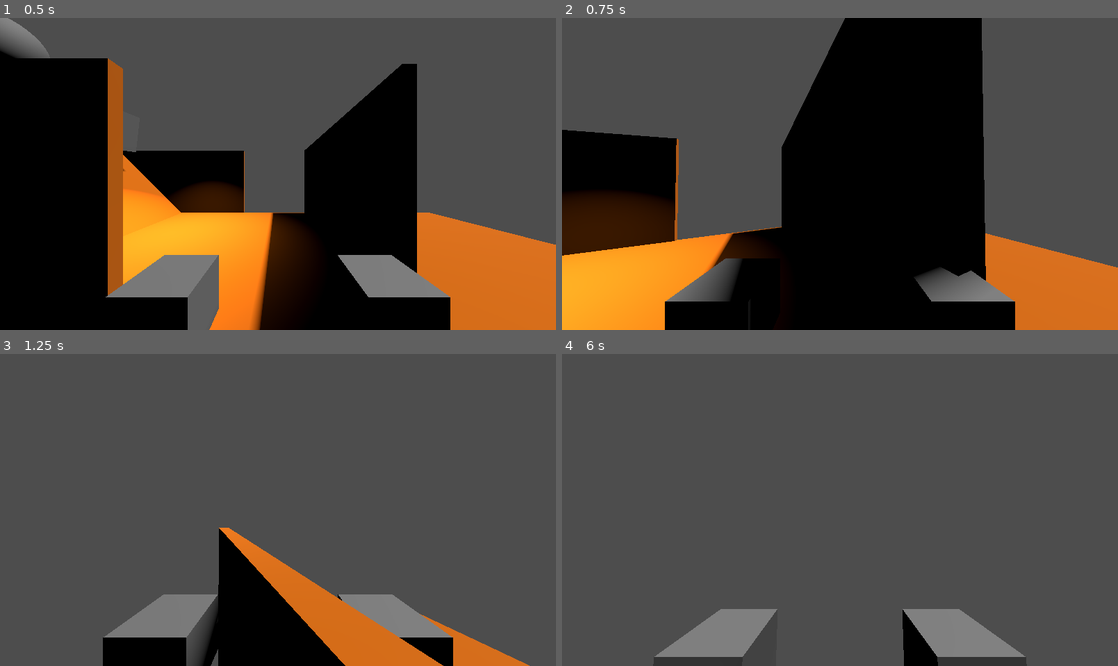
Above: before the commit, frames 1-4 (two rows, left to right).
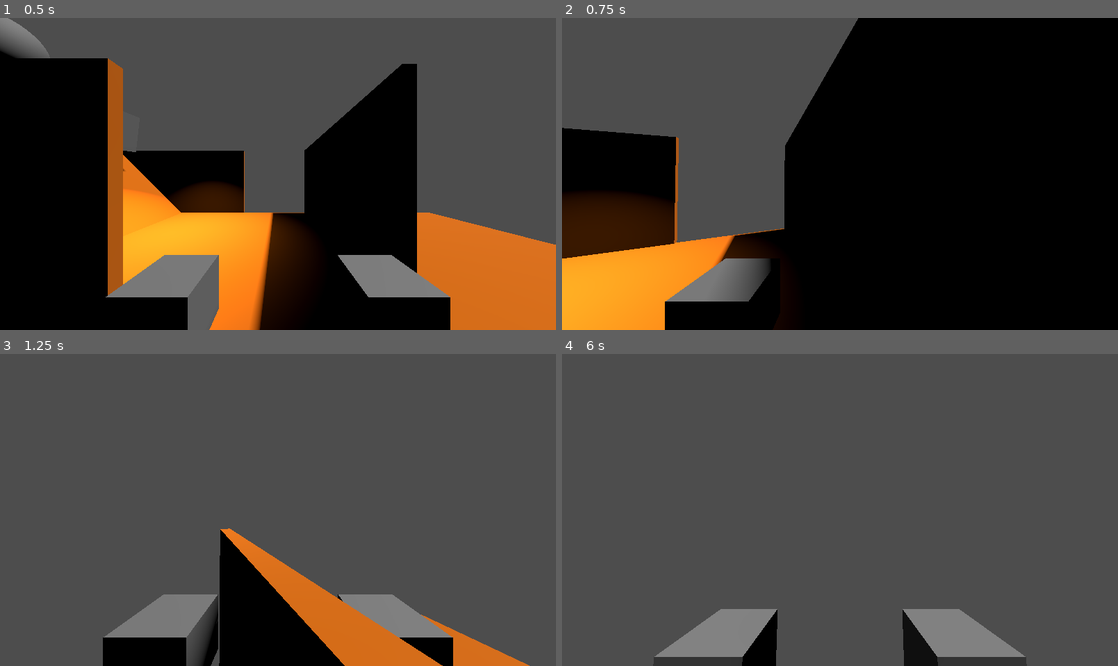
Above: after the commit, the same moments.

Repository: dairefinn/daires-game
Game: Godot game, scene res://Main.tscn
Two runs of this game, one before a commit and one after it. Both use one fixed random seed, a clock stepped at 60 frames per second and the inputs below.
Inputs (mouse positions are in pixels of both pictures, inside the frame that each line leads up to):
- Up to frame 1 (0.5 s): no input
- Up to frame 2 (0.75 s): tap Enter at 0.5 s; move the mouse to (867, 174) at 0.52 s; hold W (forward) from 0.53 s (still down); tap Shift (dash, bound only after the commit) at 0.6 s
- Up to frame 3 (1.25 s): keep holding W (forward); tap Space (jump) at 0.77, 1.07 s; tap Ctrl (slide, bound only after the commit) at 0.8 s
- Up to frame 4 (6 s): move the mouse to (812, 510) at 1.27 s; tap Ctrl (slide, bound only after the commit) at 1.35, 3.05, 3.6, 5.3, 5.85 s; tap Space (jump) at 1.52, 1.55, 1.82, 2, 2.1, 3.02, 3.32, 3.5, 3.77, 3.8, 4.07, 4.52, 4.82, 5.75 s; move the mouse to (851, 503) at 2.02 s; tap Shift (dash, bound only after the commit) at 2.3, 2.85, 4.55, 5.1 s; tap Enter at 2.75, 4.25 s; move the mouse to (834, 516) at 2.77 s; move the mouse to (878, 513) at 3.52 s; move the mouse to (795, 506) at 4.27 s; tap Alt at 4.35 s; move the mouse to (845, 510) at 5.02 s; move the mouse to (817, 503) at 5.77 s; release W (forward) at 5.78 s; hold E (lean_right) from 5.78 s (still down)

Frame 1 is identical in both runs. In frame 2, 27% of the frame differs, in the area x 0-100%, y 0-100%; in frame 3, 0.2%; in frame 4, 0.6%.

Commit message:
Can dash twice towards the camera. Resets on landing.

Diff:
--- a/Scripts/PlayerController.gd
+++ b/Scripts/PlayerController.gd
@@ -1,32 +1,41 @@
 # Following this tutorial: https://www.youtube.com/watch?v=AW3rT-7J8ag
 extends CharacterBody3D
+class_name PlayerController
 
-@export var speed: float = 5.0;
-@export var acceleration: float = 4.0;
-@export var jump_speed: float = 4.0;
-@export var lean_angle: float = 15;
-@export_range(0, 1) var sensitivity: float = 0.25
+@export var MOVEMENT_SPEED: float = 5.0;
+@export var ACCELERATION: float = 4.0;
+@export var JUMP_SPEED: float = 4.0;
+@export var LEAN_ANGLE: float = 30;
+@export var DASH_FORCE: float = 10.0;
+@export var DASH_COUNT: int = 2;
+@export_range(0, 1) var CAMERA_SENSITIVITY: float = 0.25
+@export var GRAVITY: int = ProjectSettings.get_setting("physics/3d/default_gravity");
 
 @onready var body = $Body;
 @onready var camera = $Body/Head/Camera3D;
 @onready var cameraRay = $Body/Head/Camera3D/RayCast3D;
 
 
-var GRAVITY: int = ProjectSettings.get_setting("physics/3d/default_gravity");
 var _mouse_position = Vector2(0, 0);
 var _total_pitch = 0.0
+
 
 enum LeanDirection { LEFT, RIGHT, NONE };
 var leaning: LeanDirection = LeanDirection.NONE;
 
+
+var dashing: bool = false;
+var dashesUsed: int = 0;
 
 func _ready() -> void:
 	Input.set_mouse_mode(Input.MOUSE_MODE_CAPTURED);
 
 
 func _physics_process(delta):
-	velocity = performMovementJump(velocity, delta, GRAVITY, jump_speed);
+	velocity = performMovementJump(velocity, delta, GRAVITY, JUMP_SPEED);
 	velocity = performMovementWalk(velocity, delta);
+	velocity = performMovementDash(velocity, delta);
+	velocity = performMovementSlide(velocity, delta);
 	performMovementLook(delta);
 	performMovementLean(delta);
 
@@ -70,11 +79,11 @@
 	var direction = (transform.basis * input_vector).normalized();
 
 	if direction:
-		playerVelocity.x = direction.x * speed;
-		playerVelocity.z = direction.z * speed;
+		playerVelocity.x = direction.x * MOVEMENT_SPEED;
+		playerVelocity.z = direction.z * MOVEMENT_SPEED;
 	else: # Without this, the character will continue to slide in the direction they were moving
-		playerVelocity.x = move_toward(playerVelocity.x, 0, speed);
-		playerVelocity.z = move_toward(playerVelocity.z, 0, speed);
+		playerVelocity.x = move_toward(playerVelocity.x, 0, MOVEMENT_SPEED);
+		playerVelocity.z = move_toward(playerVelocity.z, 0, MOVEMENT_SPEED);
 
 	return playerVelocity;
 
@@ -82,7 +91,7 @@
 func performMovementLook(delta: int) -> void:
 	# Only rotates mouse if the mouse is captured
 	if Input.get_mouse_mode() == Input.MOUSE_MODE_CAPTURED:
-		_mouse_position *= sensitivity;
+		_mouse_position *= CAMERA_SENSITIVITY;
 		var yaw = _mouse_position.x;
 		var pitch = _mouse_position.y;
 
@@ -97,26 +106,81 @@
 
 
 # Will lean left and right (eg. when Q and E are pressed)
-# TODO: Make this smoother. Will probably have to rotate a node inside player instead of Player itself.
 func performMovementLean(delta: int) -> void:
+	var targetLeanAngle: float = getTargetLeanAngle(delta, body.rotation.y);
+	var currentRotationRad = body.rotation.z;
+	var targetRotationRad = deg_to_rad(targetLeanAngle);
+	var newRotation = lerp_angle(targetRotationRad, currentRotationRad, 0.5);
+
+	if (currentRotationRad == targetRotationRad):
+		return;
+
+	if targetLeanAngle < 0:
+		if leaning != LeanDirection.LEFT:
+			#body.rotate_object_local(Vector3.FORWARD, targetLeanAngle);
+			leaning = LeanDirection.LEFT;
+	elif targetLeanAngle > 0:
+		if leaning != LeanDirection.RIGHT:
+			#body.rotate_object_local(Vector3.FORWARD, targetLeanAngle);
+			leaning = LeanDirection.RIGHT;
+	else:
+		if leaning != LeanDirection.NONE:
+			#body.rotation.z = targetLeanAngle;
+			leaning = LeanDirection.NONE;
+
+	body.rotate_object_local(Vector3.FORWARD, newRotation);
+
+
+# Returns the target lean angle in degrees
+func getTargetLeanAngle(delta: int, currentLeanAngle: float) -> float:
 	var nonePressed: bool = !(Input.is_action_pressed("lean_left") || Input.is_action_pressed("lean_right"));
 	var bothPressed: bool = (Input.is_action_pressed("lean_left") && Input.is_action_pressed("lean_right"));
 
 	# No lean if none are pressed or both are pressed
 	if nonePressed || bothPressed:
-		if leaning != LeanDirection.NONE:
-			body.rotation.z = 0.0;
-			leaning = LeanDirection.NONE;
-		return;
+		return 0.0;
 
 	if Input.is_action_pressed("lean_left"):
-		if leaning != LeanDirection.LEFT:
-			print_debug("Lean left");
-			body.rotate_object_local(Vector3.FORWARD, deg_to_rad(-lean_angle));
-			leaning = LeanDirection.LEFT;
+		return -LEAN_ANGLE;
 
 	if Input.is_action_pressed("lean_right"):
-		if leaning != LeanDirection.RIGHT:
-			print_debug("Lean right");
-			body.rotate_object_local(Vector3.FORWARD, deg_to_rad(lean_angle));
-			leaning = LeanDirection.RIGHT;
+		return LEAN_ANGLE;
+
+	return 0.0;
+
+
+func performMovementDash(playerVelocity: Vector3, delta: float) -> Vector3:
+	# Reset dash count if on the floor
+	if is_on_floor():
+		dashing = false;
+		dashesUsed = 0;
+
+	if Input.is_action_just_pressed("dash"):
+		dashing = true;
+		dashesUsed += 1;
+
+		if (dashesUsed > DASH_COUNT):
+			return playerVelocity;
+
+		# Get the Transform3D indicating where the camera is looking
+		var cameraBasis = camera.get_global_transform().basis;
+
+		# Create a Vector3D from the transform basis
+		var dash_direction = Vector3();
+		dash_direction += cameraBasis.x;
+		dash_direction += cameraBasis.z;
+
+		# Normalize the values and apply the force in the faced direction
+		dash_direction = dash_direction.normalized();
+		var dash_vector = dash_direction * DASH_FORCE
+
+		# Add the force to the players current velocity vector
+		playerVelocity -= dash_vector;
+
+	return playerVelocity;
+
+
+func performMovementSlide(playerVelocity: Vector3, delta: float) -> Vector3:
+	if Input.is_action_just_pressed("slide"):
+		print_debug("Slide")
+	return playerVelocity;
--- a/project.godot
+++ b/project.godot
@@ -68,3 +68,13 @@
 "events": [Object(InputEventKey,"resource_local_to_scene":false,"resource_name":"","device":-1,"window_id":0,"alt_press …(182 unchanged characters)…
 ]
 }
+dash={
+"deadzone": 0.5,
+"events": [Object(InputEventKey,"resource_local_to_scene":false,"resource_name":"","device":-1,"window_id":0,"alt_pressed":false,"shift_pressed":false,"ctrl_pressed":false,"meta_pressed":false,"pressed":false,"keycode":0,"physical_keycode":4194325,"key_label":0,"unicode":0,"echo":false,"script":null)
+]
+}
+slide={
+"deadzone": 0.5,
+"events": [Object(InputEventKey,"resource_local_to_scene":false,"resource_name":"","device":-1,"window_id":0,"alt_pressed":false,"shift_pressed":false,"ctrl_pressed":false,"meta_pressed":false,"pressed":false,"keycode":0,"physical_keycode":4194326,"key_label":0,"unicode":0,"echo":false,"script":null)
+]
+}
